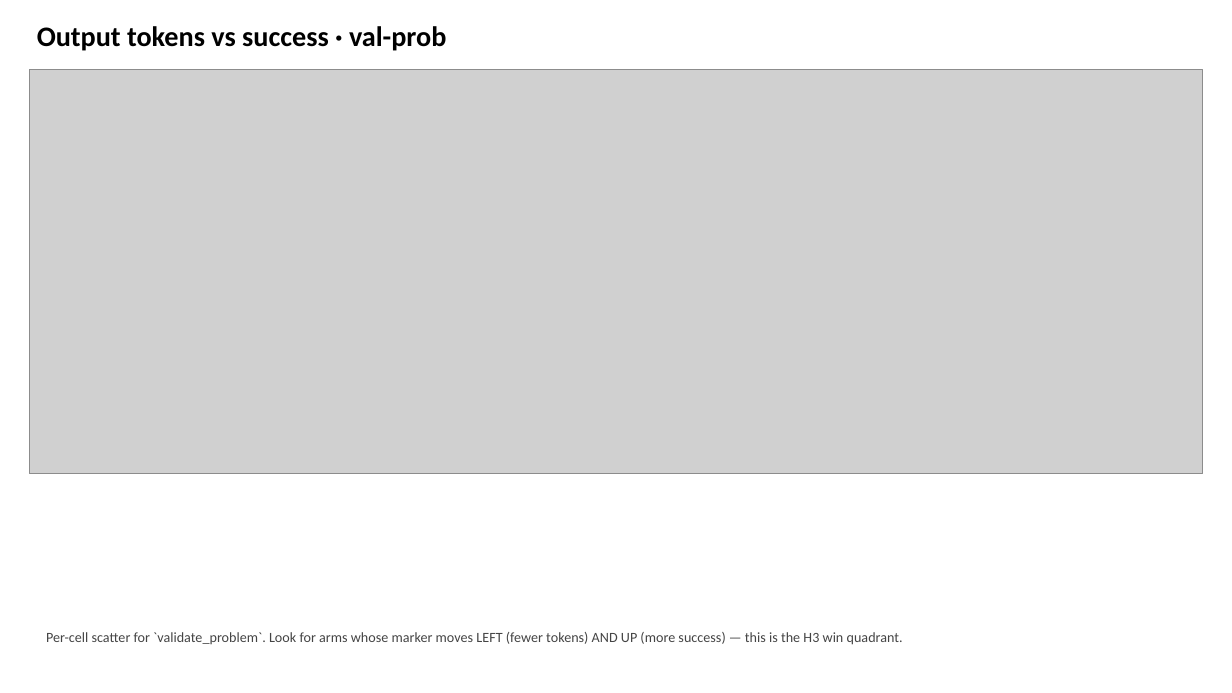
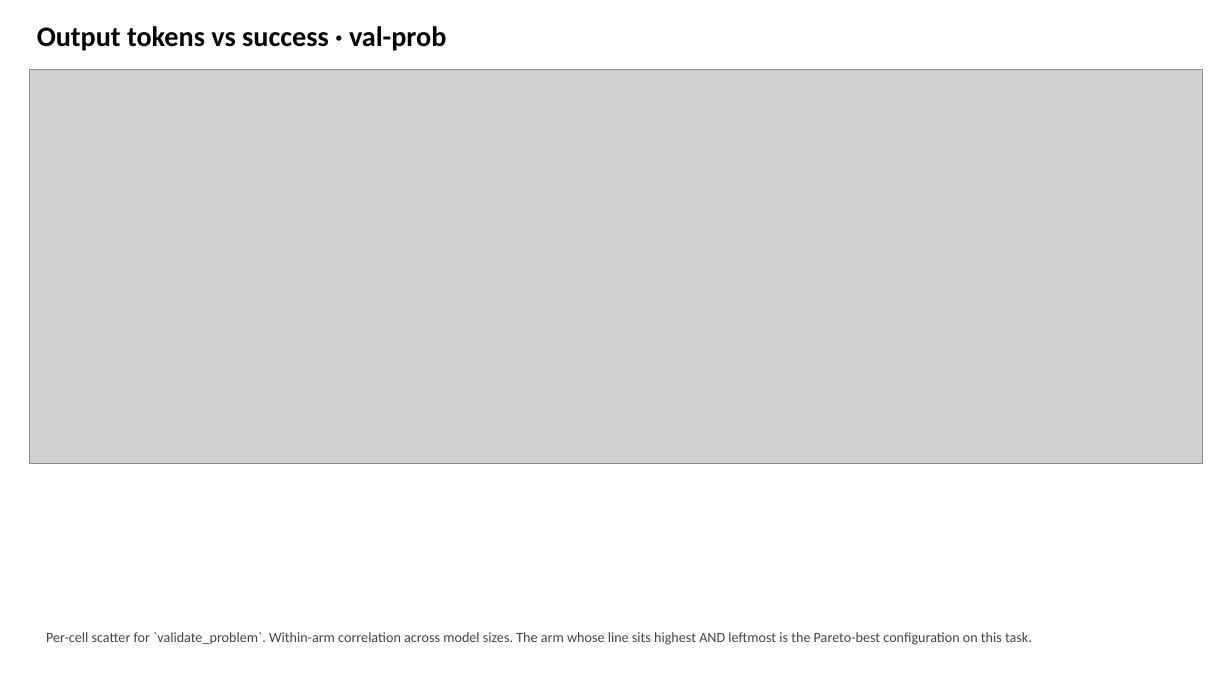
Before and after one commit to SPL-BGU/pddl-copilot-experiments, a slide deck: slide 23 of checkpoints/sweep5-live/pddl_copilot_sweep5_live.pptx. Drawn at 1232x693 pixels with LibreOffice and Linux fonts; fonts in the diff are those of the drawing; grey boxes stand for pictures. Boxes give left, top, right and bottom in pixels: in the first picture for what was removed or moved away, otherwise in the second. Text is boxed around its words. In the diff, an @@ line names an element or a change of style, - is before the commit and + after.

Commit message:
analyzer: add tokens-vs-success per-cell scatter slides to deck
Five new slides (one per task) plot median completion tokens vs success%
on a 1x2 (think off/on) grid. Color = arm, marker shape = model; per-arm
lines connect models sorted by x so each line traces the within-arm
correlation between cell verbosity and success across model sizes.

Per-cell aggregation avoids the within-cell difficulty + truncation-cliff
confounds of a binned-by-token curve. Wilson 95% CIs on success%; medians
reuse the existing _completion_median path so the new slides stay
consistent with the bar-chart token slides.

```diff
--- a/checkpoints/sweep5-live/pddl_copilot_sweep5_live.pptx
+++ b/checkpoints/sweep5-live/pddl_copilot_sweep5_live.pptx
@@ picture: place and size @@
-picture at (30, 69, 1203, 474)
+picture at (30, 69, 1203, 464)
@@ text at (46, 632, 1032, 645): text changed @@
-Per-cell scatter for `validate_problem`. Look for arms whose marker moves LEFT (fewer tokens) AND UP (more success) — this is the H3 win quadrant.
+Per-cell scatter for `validate_problem`. Within-arm correlation across model sizes. The arm whose line sits highest AND leftmost is the Pareto-best configuration on this task.
```
Also in this commit, not shown: 4 other slides changed, 1 other file.
